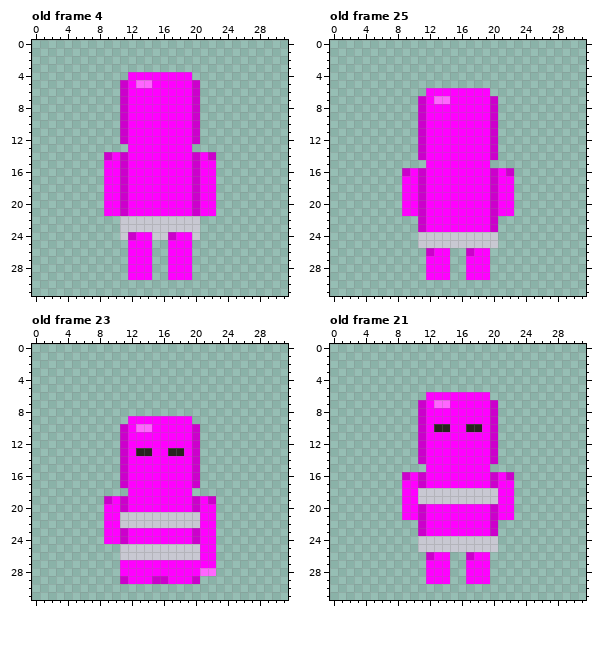
Two versions of one pixel-art file, apps/game/assets/characters/body/body-female.aseprite. Above, as it was before the edit.
32x32 pixels, 36 frames. Shown: old frame 4, old frame 25, old frame 23, old frame 21. The commit also changed other frames, which this record leaves out.
Now the later version:
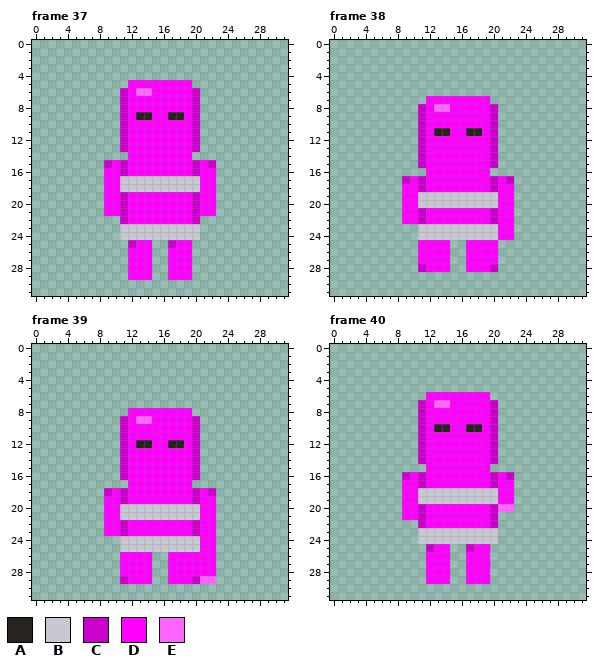
Palette (. is transparent): A #28231e  B #c8c8d2  C #cc00cc  D #ff00ff  E #ff66ff
A new or re-ordered frame is compared with the old frame closest to it.
Changes in this commit:
frames 36 -> 52
Frame 37 is new; against old frame 4:
y 4: x 12..19 DDDDDDDD -> ........
y 5: x 11 C -> .; x 13..14 EE -> DD; x 20 C -> .
y 6: x 13..14 DD -> EE
y 9: x 13..14 DD -> AA; x 17..18 DD -> AA
y 13: x 11 . -> C; x 20 . -> C
y 14: x 9..11 CDC -> ...; x 20..22 CDC -> ...
y 15: x 9 D -> C; x 22 D -> C
y 17..18: x 11..20 CDDDDDDDDC -> BBBBBBBBBB
y 22: x 11..20 BBBBBBBBBB -> CDDDDDDDDC
y 24: x 12..14 CDD -> BBB; x 17..19 CDD -> BBB
y 25: x 12 D -> C; x 17 D -> C
Frame 38 is new; against old frame 25:
y 6: x 12..19 DDDDDDDD -> ........
y 7: x 11 C -> .; x 13..14 EE -> DD; x 20 C -> .
y 8: x 13..14 DD -> EE
y 11: x 13..14 DD -> AA; x 17..18 DD -> AA
y 15: x 11 . -> C; x 20 . -> C
y 16: x 9..11 CDC -> ...; x 20..22 CDC -> ...
y 17: x 9 D -> C; x 22 D -> C
y 19..20: x 11..20 CDDDDDDDDC -> BBBBBBBBBB
y 22: x 9..10 .. -> DD; x 21..22 .. -> DD
y 23: x 11..22 CDDDDDDDDC.. -> BBBBBBBBBBDD
y 24: x 21..22 .. -> DD
y 25: x 11..20 BBBBBBBBBB -> DDDD..DDDD
y 26: x 11..12 .C -> DD; x 17 C -> D; x 20 . -> D
y 27: x 11 . -> D; x 20 . -> D
y 28: x 11 . -> C; x 20 . -> C
y 29: x 12..14 DDD -> ...; x 17..19 DDD -> ...
Frame 39 is new; against old frame 23:
y 8: x 12..19 ........ -> DDDDDDDD
y 9: x 11 . -> C; x 13..14 DD -> EE; x 20 . -> C
y 10: x 13..14 EE -> DD
y 12: x 13..14 DD -> AA; x 17..18 DD -> AA
y 13: x 13..14 AA -> DD; x 17..18 AA -> DD
y 17: x 11 C -> .; x 20 C -> .
y 18: x 9..11 ... -> CDC; x 20..22 ... -> CDC
y 19: x 9 C -> D; x 22 C -> D
y 20: x 11..20 CDDDDDDDDC -> BBBBBBBBBB
y 22: x 11..20 BBBBBBBBBB -> CDDDDDDDDC
y 24: x 9..20 DDCDDDDDDDDC -> ..BBBBBBBBBB
y 26: x 11..20 BBBBBBBBBB -> DDDD..DDDD
y 27: x 15..16 DD -> ..
y 28: x 15..16 DD -> ..; x 21..22 EE -> DD
y 29: x 15..16 CC -> ..; x 21..22 .. -> EE
Frame 40 is new; against old frame 21:
y 20: x 21..22 DD -> EE
y 21: x 21..22 DD -> ..
y 23: x 11..20 CDDDDDDDDC -> BBBBBBBBBB
y 25: x 11..20 BBBBBBBBBB -> .CDD..CDD.
y 26: x 12 C -> D; x 17 C -> D
Where, in picture pixels (left, top, right, bottom), the same in both pictures:
changed: (104, 72, 216, 248)
changed: (418, 88, 498, 136)
changed: (402, 160, 514, 280)
changed: (104, 408, 216, 584)
changed: (418, 504, 514, 560)
